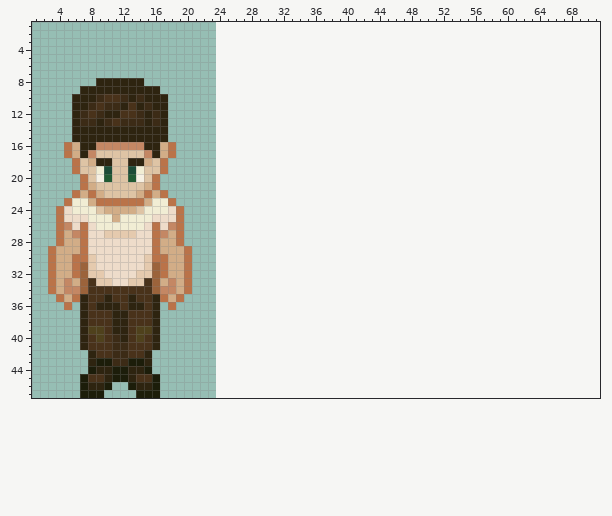
Two versions of one pixel-art file, Assets/character/Main Character/Character_front.aseprite. That is the earlier state.
24x48 pixels, 1 frame. Colours within 5 levels of each other are drawn and written as one. Shown: x 1..71, y 1..47. The old version is drawn lined up with the new one, on the new canvas.
Once edited:
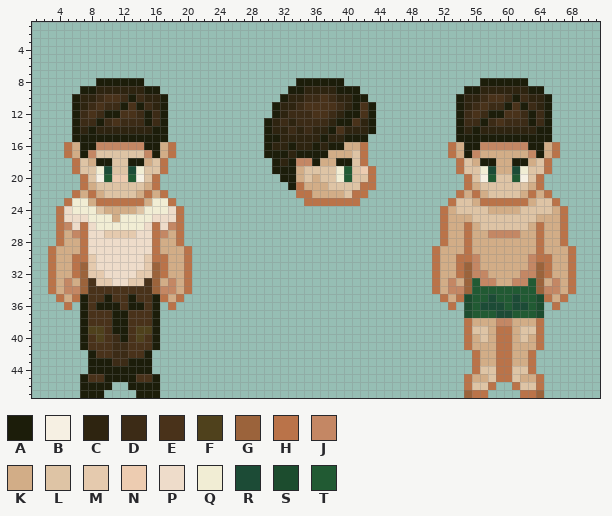
Palette (. is transparent): A #1c1d0a  B #f6f0e3  C #2e2410  D #3c2b16  E #49321a  F #4f411c  G #9b633b  H #ba7349  J #c48764  K #d2ad87  L #dec4a5  M #e5caae  N #edccb1  P #eedcca  Q #f1edd4  R #1c4b36  S #1c4c2e  T #215a33
What changed:
canvas 24x48 -> 120x48
Changed rows in their new state; - is an unchanged pixel.
first column x 6:
 8 ---AAAAAA-------------------AAAAAA-----------------AAAAAA------
 9 -AA------AA----------------AACCCCAAA-------------AACCCCCCAA----
10 A------A---A--------------ACCDDEDCCAA-----------ACCDEEDADCCA---
11 A-----A-A--A-------------ACCDEEEEDCAEA----------ACDEDDAEADCA---
12 A---AA---A-A-------------ACDDDEEDCAAEA----------ADEDAAEEDADA---
13 A--A-----A-A------------ACDCDDDDCAAECA----------ADDADEDDDADA---
14 A-A-------AA------------ACCDCDCCAECCCA----------ACACCCCCCCAA---
15 AAAAAAAAAAAA------------AACCCCCACCAAA-----------AAAAAAAAAAAA---
16 -AA------AA-------------ACCACCACAAKKH----------HKAAJJJJJJAAKH--
17 -A--------A-------------AAACAAAAKKKLH----------HKAJKKKKKKJAKH--
18 ---AA--AA----------------ACAJJAKKAALH-----------HLKAAKKAAKLH---
19 -------------------------AAAKLLLLQTLNH----------HLLQRKKRQLLH---
20 -----NN-------------------AAKLKLLQTLLH-----------HLBTLLTBLH----
21 ---------------------------AHKKKLLLLHH-----------HKLLLLLLKH----
22 ----------------------------HHKKKKLHH-----------HKHKLLLLKHKH---
23 -----------------------------HHHHHHH-----------HLLKHHHHHHKLLH--
24 ----------------------------------------------HKLLLLKKKKLLLLKH-
25 ----------------------------------------------HKKKLLLLLLLLKKKH-
26 ----------------------------------------------HKKHKLLLLLLKHKKH-
27 ----------------------------------------------HKKHKKJJJJKKHKKH-
28 ----------------------------------------------HKKHKKKKKKKKHKKH-
29 ---------------------------------------------HKKKHKKKKKKKKHKKKH
30 ---------------------------------------------HKKHHJKKKKKKJHHKKH
31 ---------------------------------------------HKKHGJKKKKKKJGHKKH
32 ---------------------------------------------HKKHGJJKKKKJJGHKKH
33 ---------------------------------------------HKJKGTJJKKJJTGKJKH
34 ---------------------------------------------HKJJGTTTTTTTTGJJKH
35 -A--A--A--A-----------------------------------HKHSTTRTTRTTSHKH-
36 -A-AAA-AA-A------------------------------------H-STRRRTRRTS-H--
37 -A---AA---A--------------------------------------STTTRRTTTS----
38 -A---AA---A--------------------------------------HKKKJJKKKH----
39 -A---AA---A--------------------------------------HLLKHHKLLH----
40 -A----A---A--------------------------------------HKLKHHKLKH----
41 -A--------A--------------------------------------HKKKHHKKKH----
42 --A------A----------------------------------------HKKHHKKH-----
43 --A------A----------------------------------------HKKHHKKH-----
44 ---AA--AA-----------------------------------------HLLHHLLH-----
45 ----A--A-----------------------------------------HKKLHHLKKH----
46 --AA----AA---------------------------------------HLLH--HLLH----
47 -------------------------------------------------GHH----HHG----
